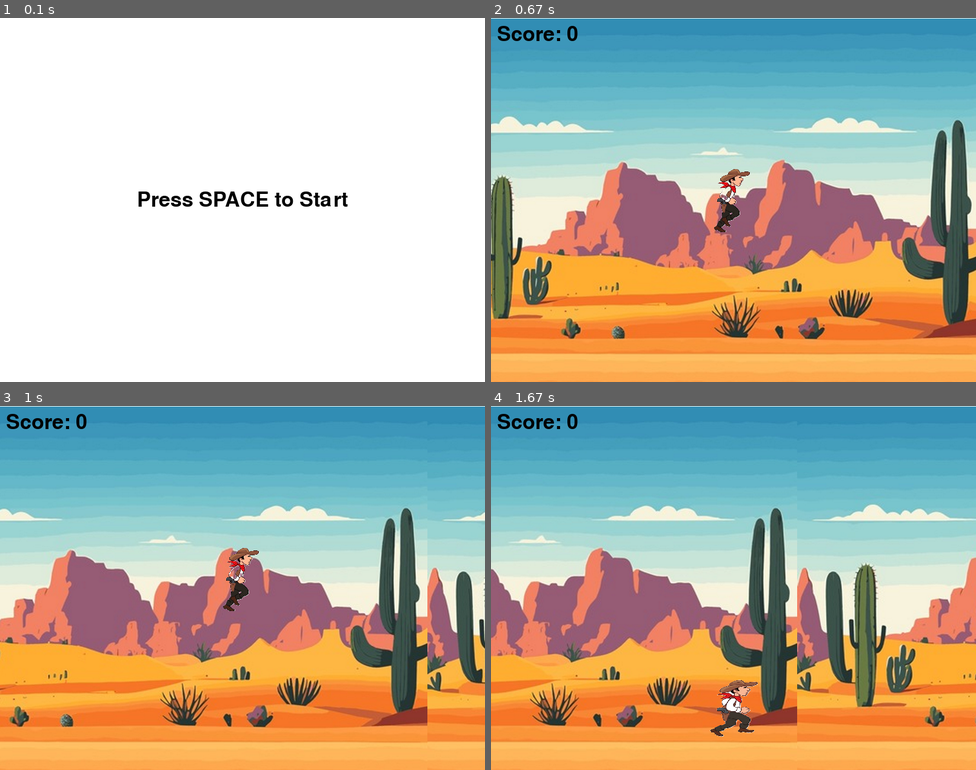
Above: before the commit, frames 1-4 (two rows, left to right).
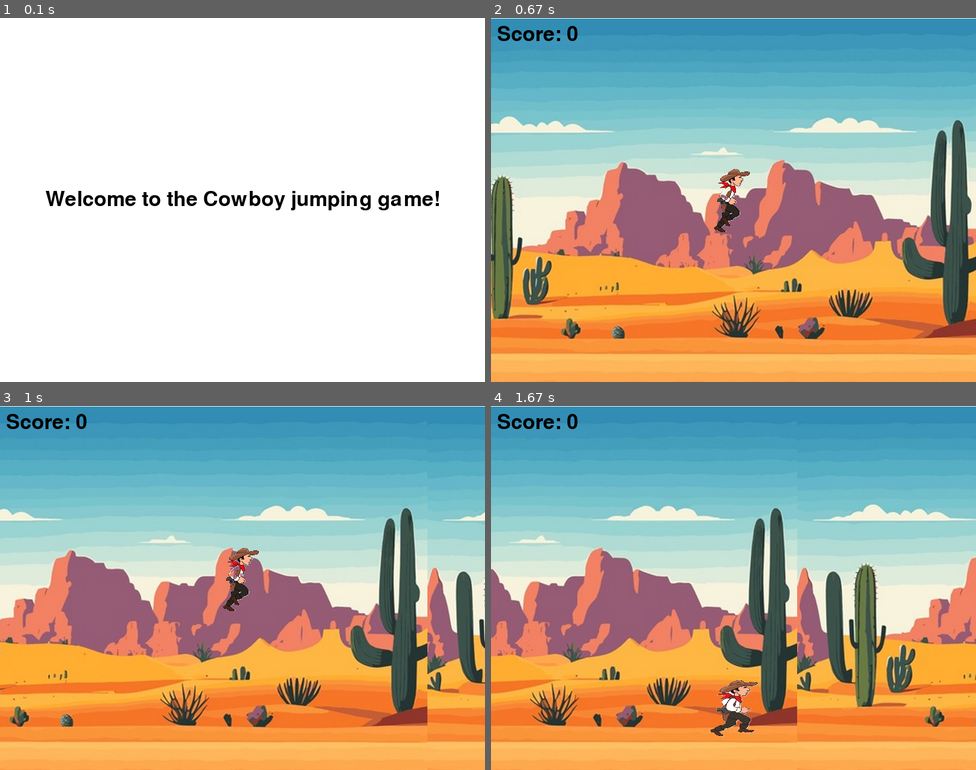
Above: after the commit, the same moments.

Repository: Frederikrik/Pygame
Game: pygame game, started from Main file.py
Same seed, same stepped clock (60 frames per second), same inputs: the game is played once before the commit and once after it.
Inputs:
- Up to frame 1 (0.1 s): no input
- Up to frame 2 (0.67 s): tap Space at 0.33 s
- Up to frame 3 (1 s): no input
- Up to frame 4 (1.67 s): no input

The runs differ from the first frame. In frame 1, 1.8% of the frame differs, in the area x 9-91%, y 47-53%; in frame 2, nothing differs; in frame 3, nothing differs; in frame 4, nothing differs.

Commit message:
need improvements

Diff:
--- a/Main file.py
+++ b/Main file.py
@@ -78,7 +78,7 @@
             game_started = True
         # Display the start screen (here for the game instruction to display)
         SCREEN.fill((255, 255, 255))  # White background
-        start_text = font.render("Press SPACE to Start", True, (0, 0, 0))
+        start_text = font.render("Welcome to the Cowboy jumping game!", True, (0, 0, 0))
         text_rect = start_text.get_rect(center=(800 / 2, 600 / 2))
         SCREEN.blit(start_text, text_rect)
         pygame.display.update()
@@ -142,15 +142,14 @@
             game_over = True  # Game over if cowboy hits cactus
         elif cowboy_rect.colliderect(snake_rect):
             score -= 1  # Decrease score if cowboy hits snake
-
-
+        # Update score
+        elif cactus_rect.right < cowboy_rect.left:  # When the cowboy successfully crosses the cactus
+            score += 1  # Score plus 1
 
     # Display score
         score_text = font.render("Score: " + str(score), True, (0, 0, 0))
         SCREEN.blit(score_text, (10, 10))
-    # Update score
-    #if cactus_rect.right < cowboy_rect.left:  # When the cowboy successfully crosses the cactus
-      #  score += 1  # Score plus 1
+
     else:
         game_over_text= font.render("GAME OVER! ", True,(255,0,0))
         text_rect = game_over_text.get_rect (center=(800/2, 600/2))
